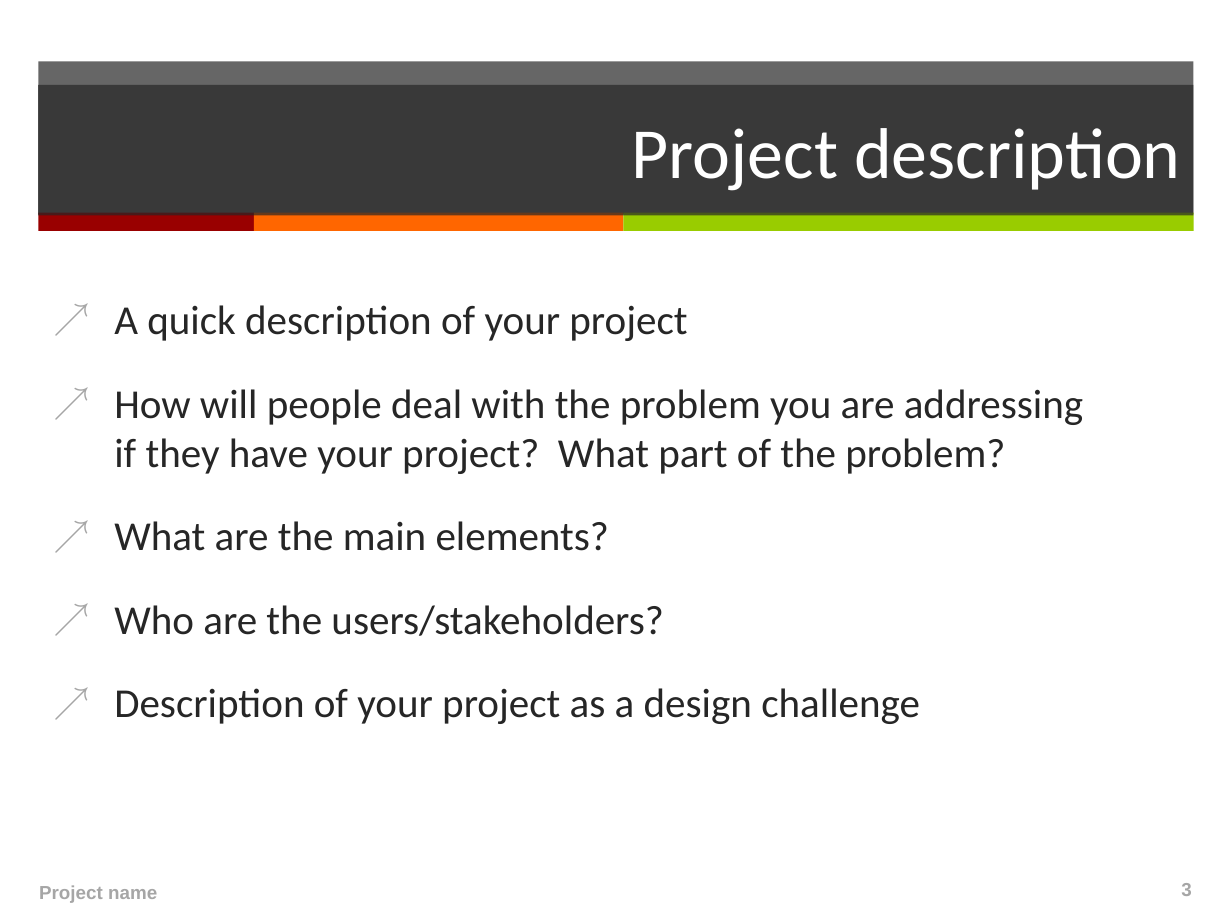
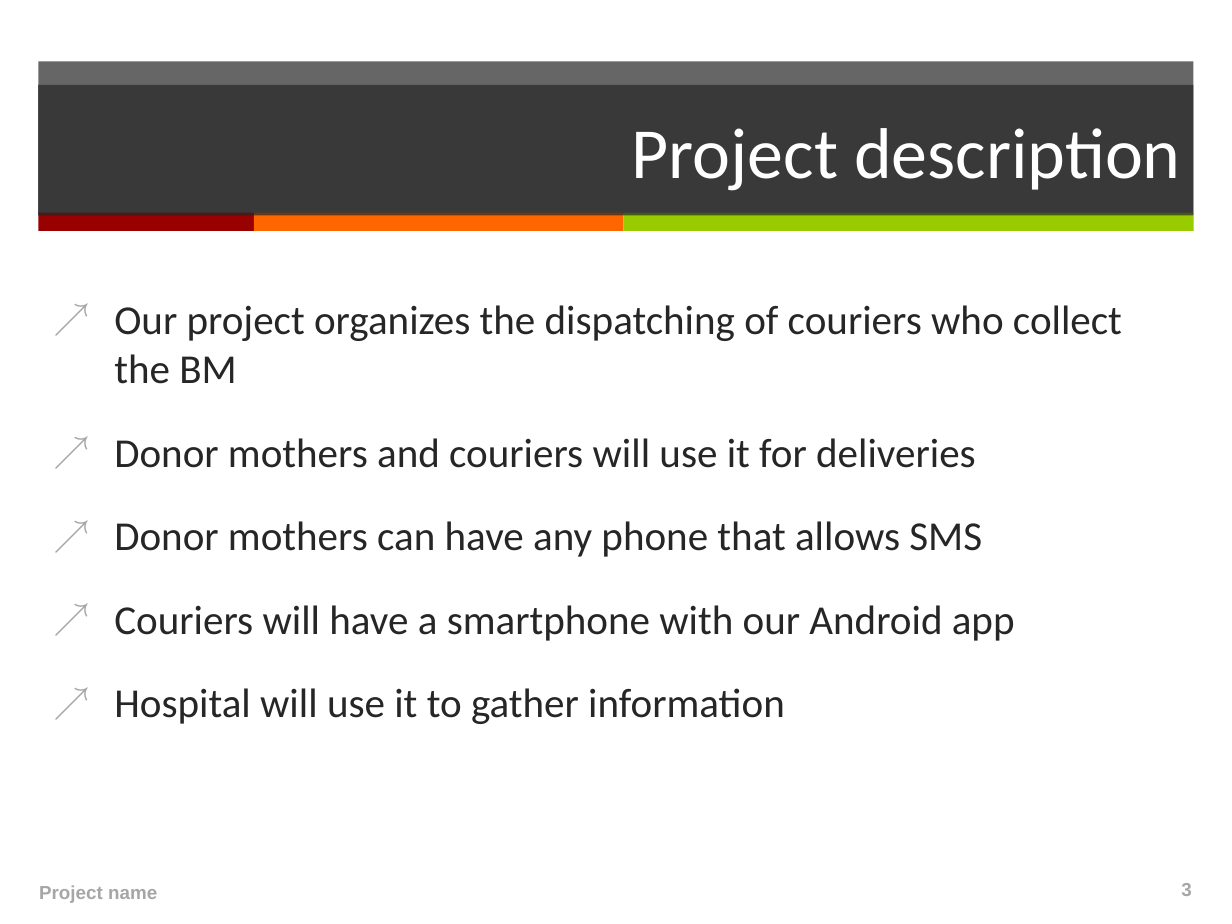
Before and after one commit to japacible/milk-banking-dispatch, a slide deck: slide 3 of presentations/ProjectPresentation-template_13wi.ppt. Drawn at 1232x924 pixels with LibreOffice and Linux fonts; fonts in the diff are those of the drawing. Boxes give left, top, right and bottom in pixels: in the first picture for what was removed or moved away, otherwise in the second. Text is boxed around its words. In the diff, an @@ line names an element or a change of style, - is before the commit and + after.

```diff
--- a/presentations/ProjectPresentation-template_13wi.ppt
+++ b/presentations/ProjectPresentation-template_13wi.ppt
@@ text at (x1=114, y1=305, x2=1122, y2=724): text changed @@
-↗ A quick description of your project
-↗ How will people deal with the problem you are addressing
-  if they have your project? What part of the problem?
-↗ What are the main elements?
-↗ Who are the users/stakeholders?
-↗ Description of your project as a design challenge
+↗ Our project organizes the dispatching of couriers who collect the BM
+↗ Donor mothers and couriers will use it for deliveries
+↗ Donor mothers can have any phone that allows SMS
+↗ Couriers will have a smartphone with our Android app
+↗ Hospital will use it to gather information
```
Also in this commit, not shown: 3 other slides changed, 2 other files.
